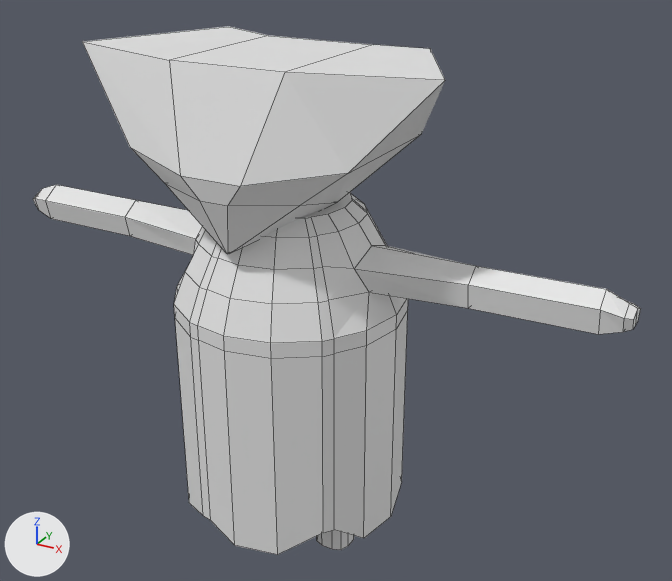
Renders of the Blender file 3D assets/alle enemies.blend from each side of a commit.
Camera for both pictures: a 50 mm camera at (0.797, -1.283, 1.075) aimed at (0.065, 0.048, 0.41). Every picture has the same lights, and +X, +Y and +Z are marked at lower left. Mesh edges are drawn as thin lines.

Before the edit, the objects in view are built like this:
```python
me_cylinder_006 = bpy.data.meshes.new('Cylinder.006')
me_cylinder_006.from_pydata(...)  # 227 vertices, 185 faces; spans x -2.54..2.54, y -0.92..0.88, z -0.81..2.8
me_cylinder_007 = bpy.data.meshes.new('Cylinder.007')
me_cylinder_007.from_pydata(...)  # 48 vertices, 28 faces; spans x -0.53..0.57, y -0.17..0.17, z -1.2..0.85
ob_ben_002 = bpy.data.objects.new('Ben.002', me_cylinder_007)
ob_ben_002.location = (0.0, 0.0, 0.191)
ob_ben_002.scale = (0.233, 0.233, 0.233)
ob_krop___arme___hoved_002 = bpy.data.objects.new('krop + arme + hoved.002', me_cylinder_006)
ob_krop___arme___hoved_002.location = (0.0, 0.0, 0.191)
ob_krop___arme___hoved_002.scale = (0.233, 0.233, 0.233)
```
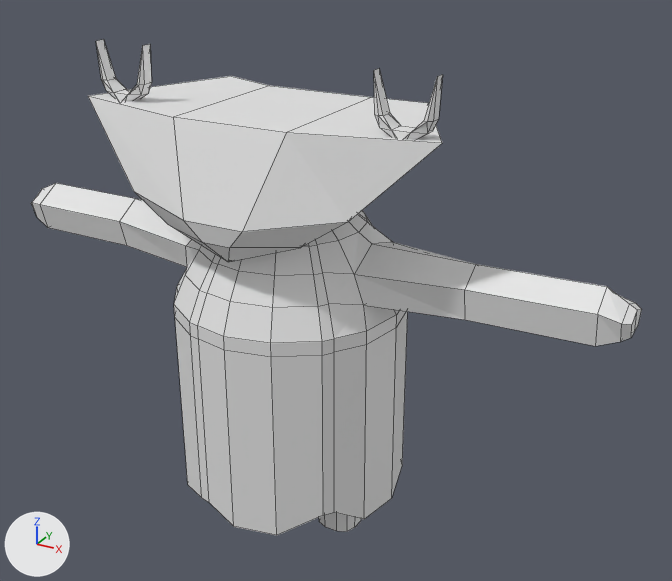
Patch to the scene script:
```diff
--- a/3D assets/alle enemies.blend.py
+++ b/3D assets/alle enemies.blend.py
@@ me_cylinder_006 @@
 # used by ob_krop___arme___hoved_002; location = (0.0, 0.0, 0.191); scale = (0.233, 0.233, 0.233)
-me_cylinder_006.from_pydata(...)  # 227 vertices, 185 faces; spans x -2.54..2.54, y -0.92..0.88, z -0.81..2.8
+me_cylinder_006.from_pydata(...)  # 227 vertices, 185 faces; spans x -2.54..2.54, y -0.92..0.88, z -0.63..2.42
+# me_cylinder_006 part 1: 162 of 227 vertices moved; they spanned x -2.54..2.54, y -0.92..0.78, z 1.18..2.8 and now span x -2.54..2.54, y -0.92..0.78, z 1.11..2.42; mean shift (0.0, 0.0, -0.08); largest move (0.86, 0.39, 2.19) -> (0.6, 0.39, 1.87)
+# me_cylinder_006 part 2: all 21 vertices in x -0.88..0.89, y -0.89..0.88, z -0.81..-0.63 are moved by (0.0, 0.0, 0.17)
@@ me_cylinder_007 @@
 me_cylinder_007.from_pydata(...)  # 48 vertices, 28 faces; spans x -0.53..0.57, y -0.17..0.17, z -1.2..0.85
 # used by ob_ben_002; location = (0.0, 0.0, 0.191); scale = (0.233, 0.233, 0.233)
+# me_cylinder_007 part 3: the whole mesh is scaled about its middle by (1.12, 1.12, 0.9), then moved by (0.0, 0.0, 0.11)
@@ me_icosphere_004 @@
+me_icosphere_004.from_pydata(...)  # 68 vertices, 85 faces; spans x -0.047..0.52, y -0.058..0.018, z 0.64..0.735
@@ ob_icosphere_002 @@
+ob_icosphere_002 = bpy.data.objects.new('Icosphere.002', me_icosphere_004)
+ob_icosphere_002.location = (-0.235, -0.111, 0.075)
+ob_icosphere_002.rotation_euler = (0.0, 0.0, 0.105)  # degrees (0, 0, 6)
+ob_icosphere_002.scale = (1.04, 1.04, 1.04)
```

Changed parts and their boxes (x1, y1, x2, y2) in the pictures (672 x 581 px; the box of a moved part takes in the faces that stretch with it):
'krop + arme + hoved.002', reshaped (13% shorter): before (33, 26, 641, 555); after (31, 76, 642, 535)
'Icosphere.002', added: after (96, 39, 443, 139)
'Ben.002', mesh rescaled (13% wider): before (317, 530, 354, 550); after (319, 512, 361, 532)
part 1 of me_cylinder_006, moved or reshaped: before (33, 26, 641, 341); after (31, 76, 642, 346)
part 2 of me_cylinder_006, moved or reshaped: before (174, 299, 408, 555); after (174, 305, 408, 535)
